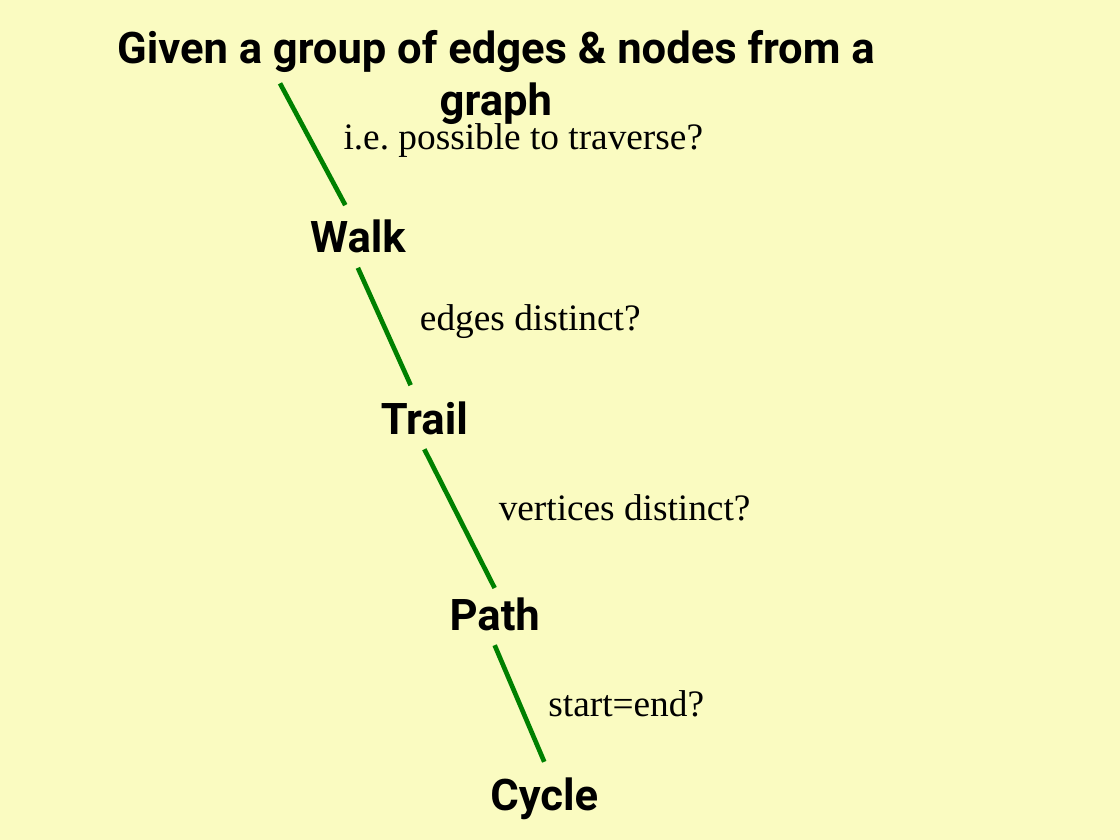
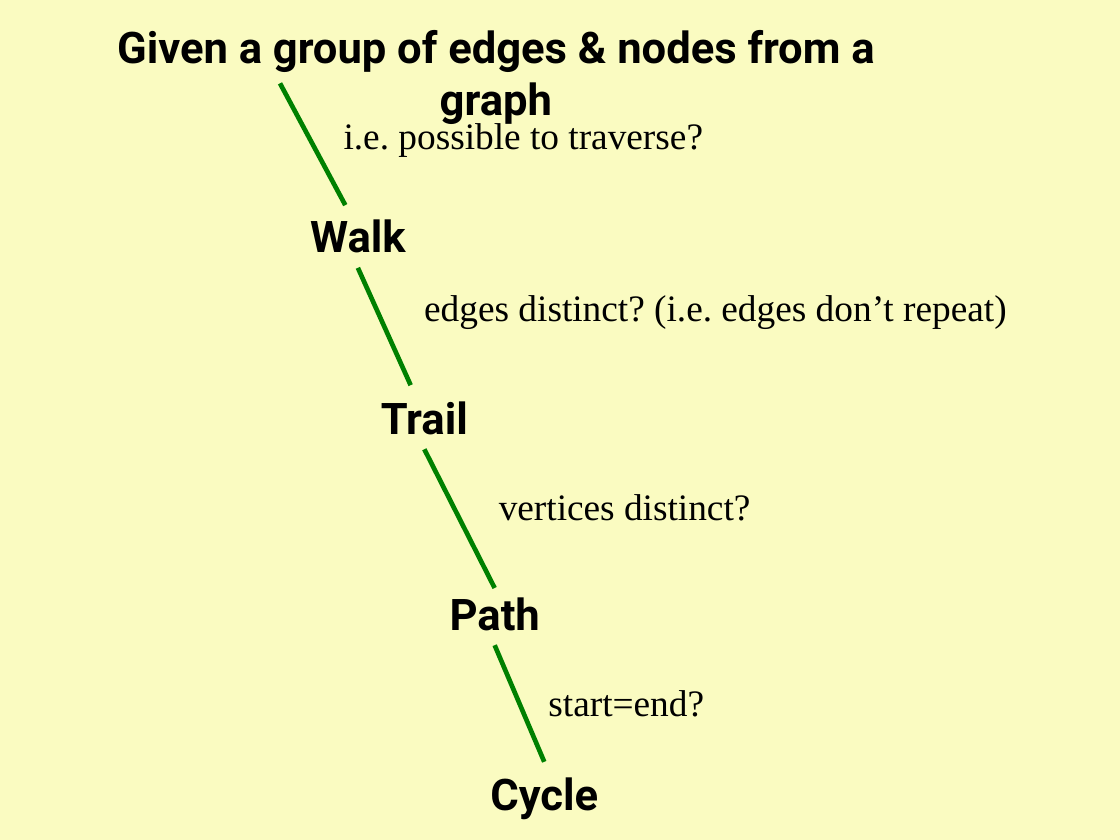
Before and after one commit to Cy-FairCS/cs3, a slide deck: slide 29 of u09a_graphTheory/notes/0 Graph Theory Terminology/Graph Theory Terms.pptx (slide 20 before the commit). Drawn at 1120x840 pixels with LibreOffice and Linux fonts; fonts in the diff are those of the drawing; background and template pictures are left out. Boxes give left, top, right and bottom in pixels: in the first picture for what was removed or moved away, otherwise in the second. Text is boxed around its words. In the diff, an @@ line names an element or a change of style, - is before the commit and + after.

```diff
--- a/u09a_graphTheory/notes/0 Graph Theory Terminology/Graph Theory Terms.pptx
+++ b/u09a_graphTheory/notes/0 Graph Theory Terminology/Graph Theory Terms.pptx
@@ text at [424, 295, 1007, 329]: text changed @@
-edges distinct?
+edges distinct? (i.e. edges don’t repeat)
```
Also in this commit, not shown: 12 other slides changed, 6 slides added.
